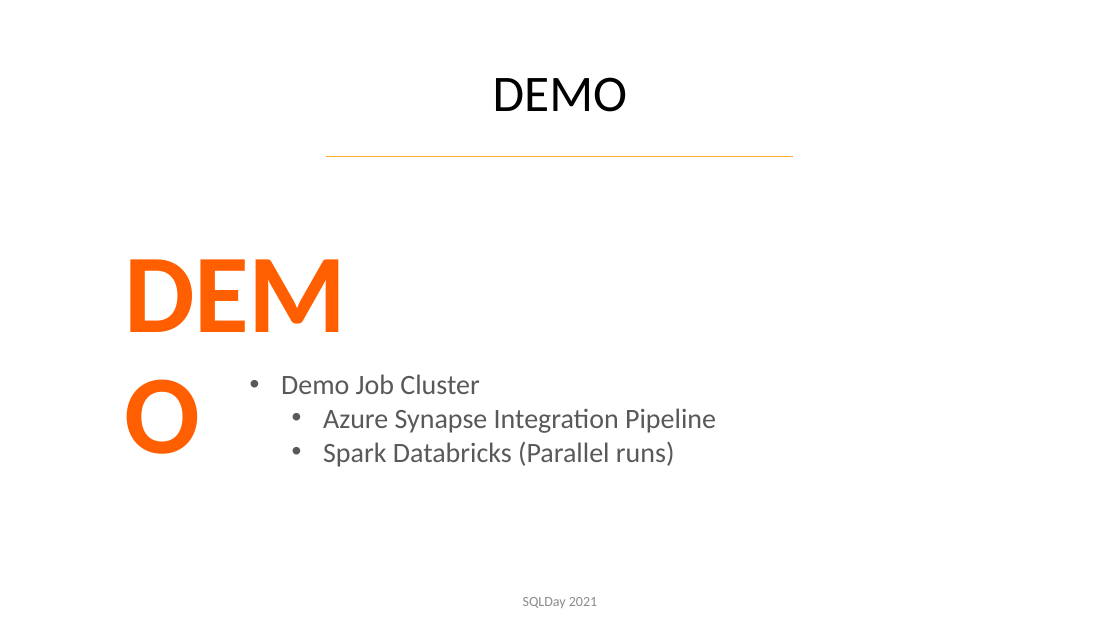
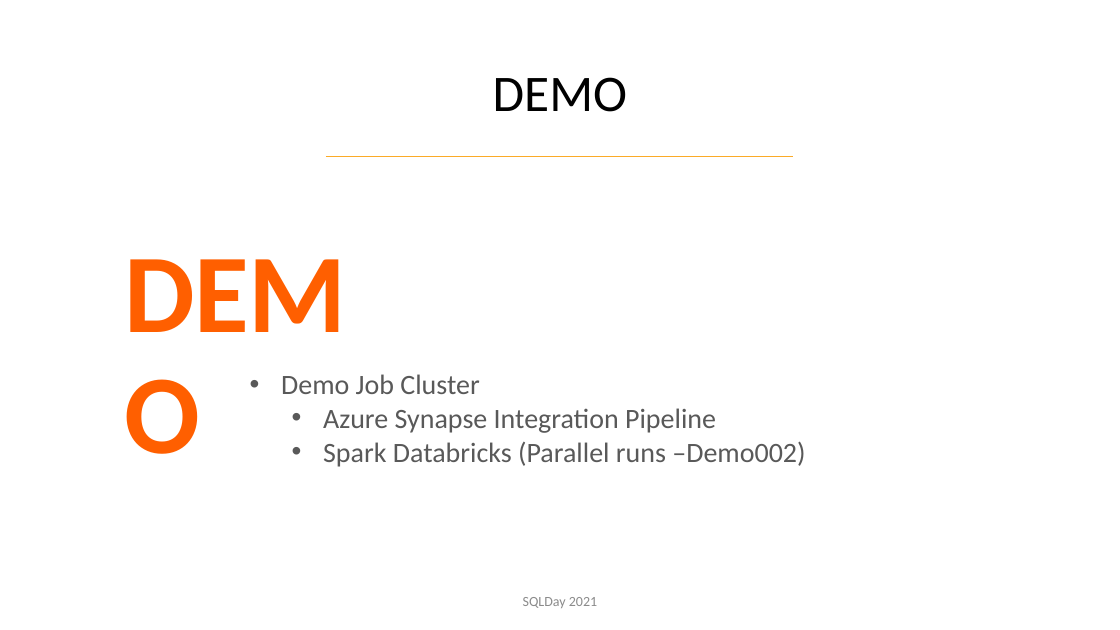
Before and after one commit to cloud4yourdata/CommunityEvents, a slide deck: slide 12 of SQLDay2021/misc/sqlday2021_tk_datalakehouse.pptx. Drawn at 1120x630 pixels with LibreOffice and Linux fonts; fonts in the diff are those of the drawing; background and template pictures are left out. Boxes give left, top, right and bottom in pixels: in the first picture for what was removed or moved away, otherwise in the second. Text is boxed around its words. In the diff, an @@ line names an element or a change of style, - is before the commit and + after.

```diff
--- a/SQLDay2021/misc/sqlday2021_tk_datalakehouse.pptx
+++ b/SQLDay2021/misc/sqlday2021_tk_datalakehouse.pptx
@@ text at (323, 441, 805, 467): text changed @@
-  • Spark Databricks (Parallel runs)
+  • Spark Databricks (Parallel runs –Demo002)
```
Also in this commit, not shown: 9 other slides changed, 46 other files.
